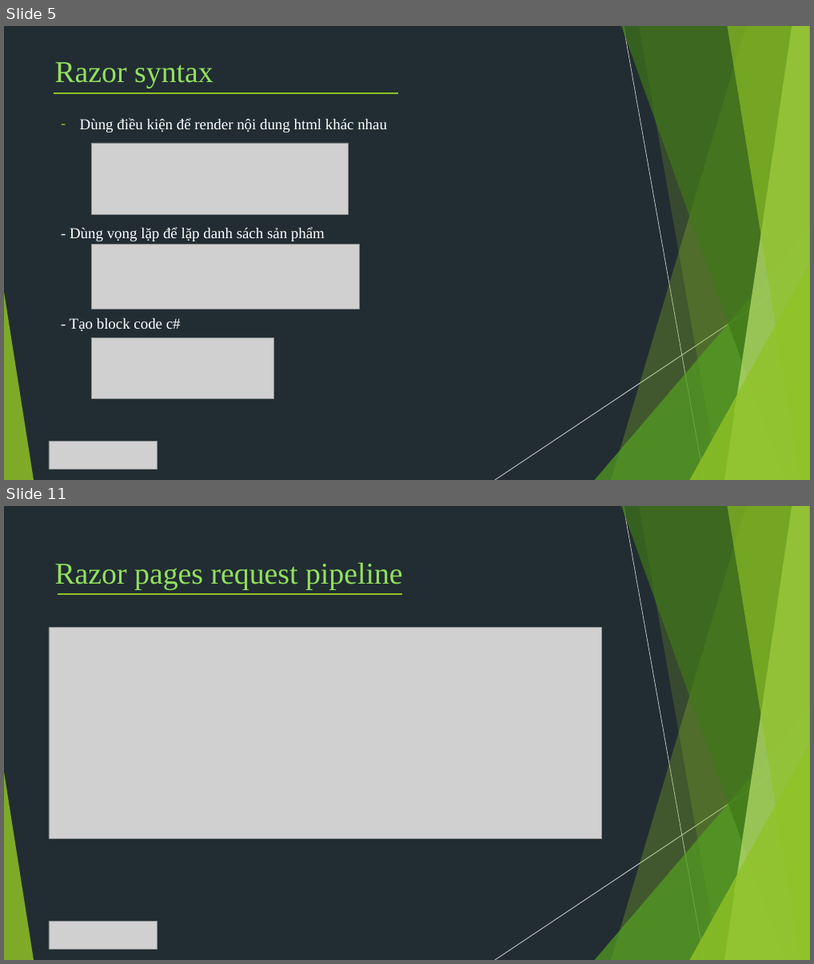
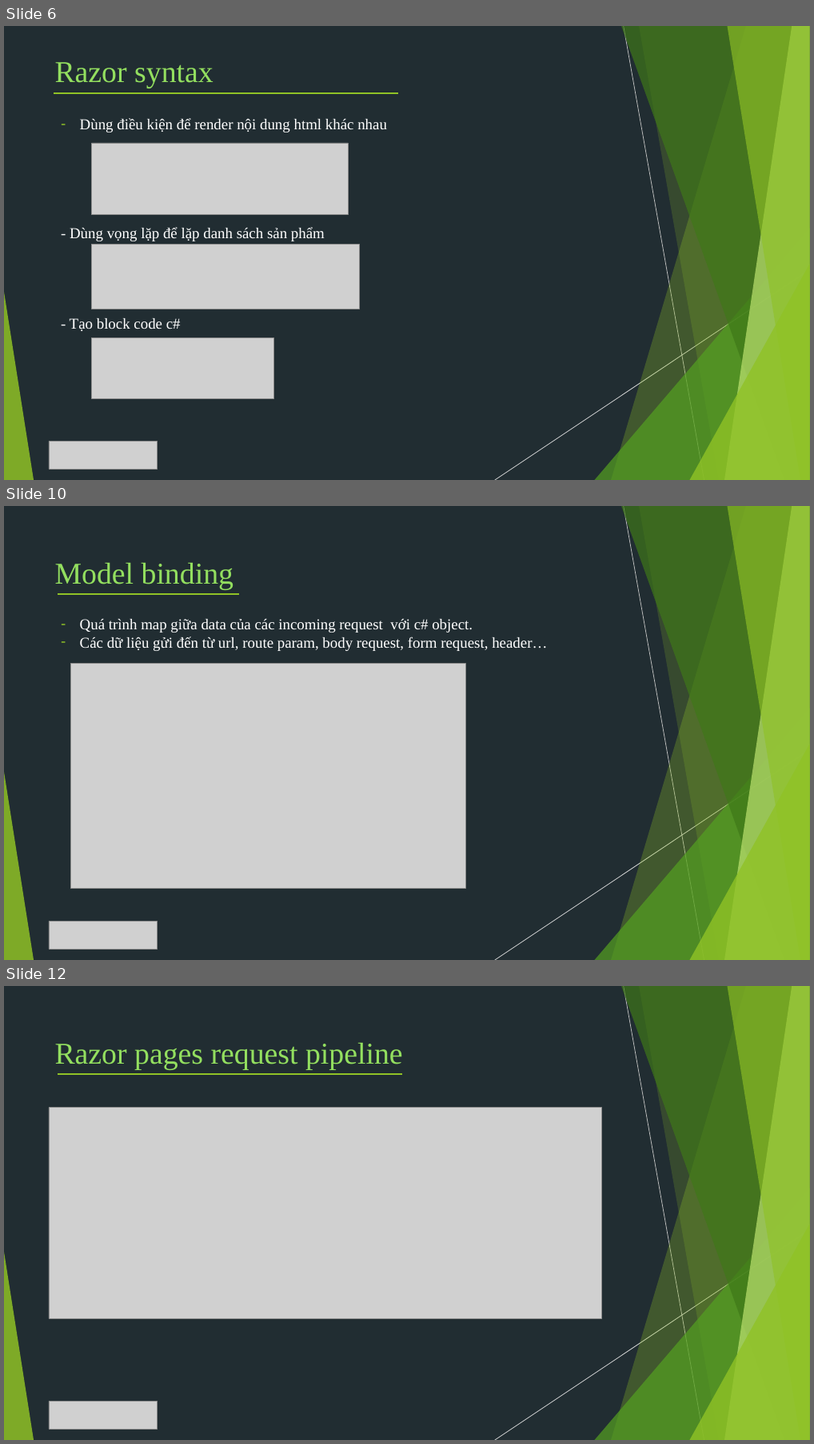
Before and after one commit to TechMarDay/RazorPage, a slide deck: Razor pages.pptx. Shown one above the other, each under a label of ours: slides 5 and 11 before the commit, slides 6, 10 and 12 after it; the slides between them are not shown. The pictures are 814x964 and 814x1444 pixels, drawn with LibreOffice and Linux fonts; fonts in the diff are those of the drawing; grey boxes stand for pictures. Boxes give left, top, right and bottom in pixels: in the first picture for what was removed or moved away, otherwise in the second. Text is boxed around its words. In the diff, an @@ line names an element or a change of style, - is before the commit and + after.

```diff
--- a/Razor pages.pptx
+++ b/Razor pages.pptx
@@ slide 10 added at box(4, 506, 810, 960), background #212D32; not listed: 10 template elements that a slide beside it also shows @@
@@ text added at box(55, 563, 234, 590), 36 pt, text #93DF5F @@
+Model binding
@@ line added from (58, 594) to (239, 594), #90C226 2 pt @@
@@ text added at box(80, 619, 547, 651), 18 pt, text #FFFFFF @@
+– Quá trình map giữa data của các incoming request với c# object.
+– Các dữ liệu gửi đến từ url, route param, body request, form request, header…
@@ picture added at box(71, 664, 466, 888) @@
@@ picture added at box(49, 921, 157, 948) @@
@@ what was slide 5 is now slide 6 @@
@@ what was slide 11 is now slide 12 @@
```
Also in this commit, not shown: 6 slides changed, 2 other slides added, 2 slides removed.
